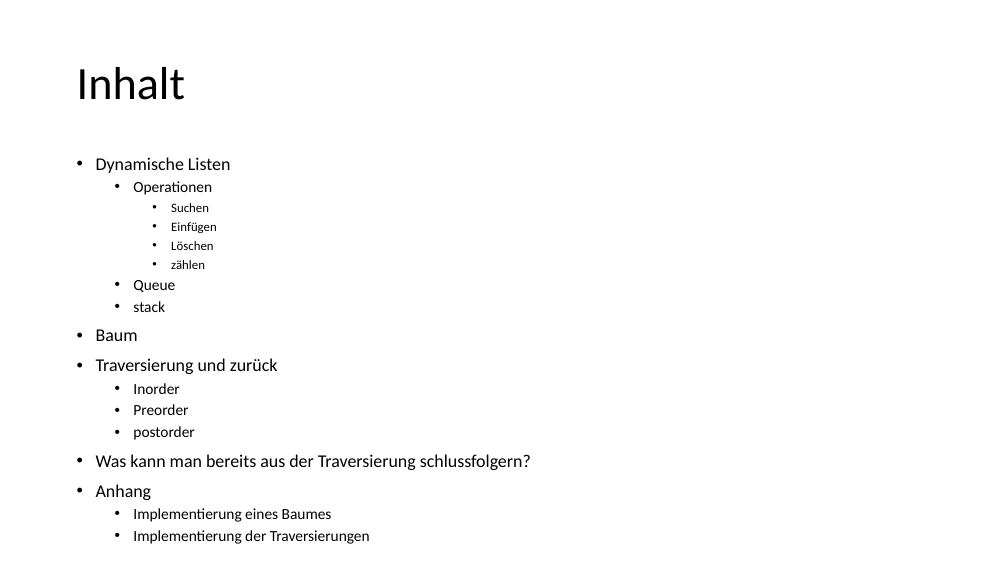
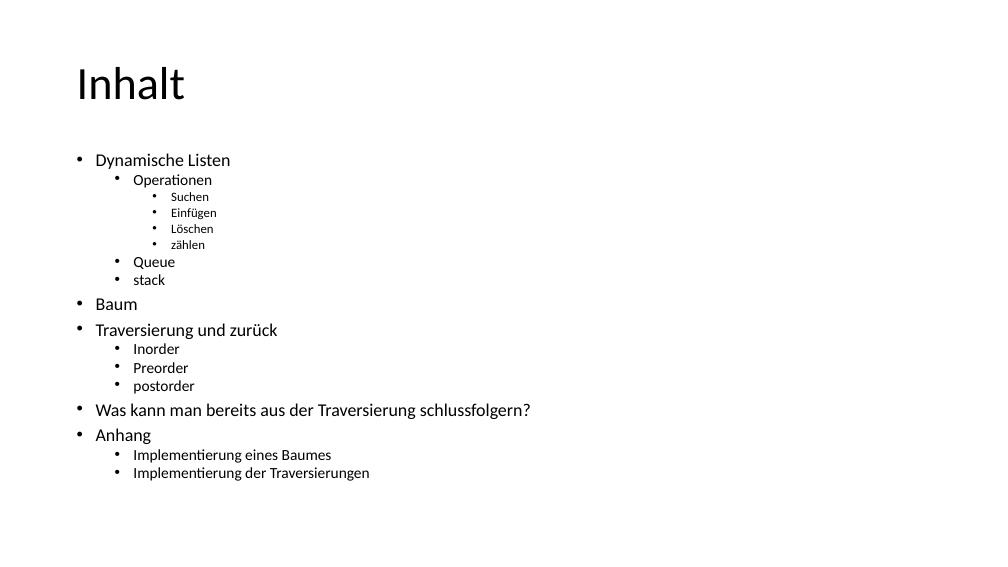
Before and after one commit to jeder49/ABI_Info, a slide deck: slide 2 of Q1/Höhere Datenstrukturen/2022 04 17 Höhere Datenstrukturen.pptx. Drawn at 1008x567 pixels with LibreOffice and Linux fonts; fonts in the diff are those of the drawing. Boxes give left, top, right and bottom in pixels: in the first picture for what was removed or moved away, otherwise in the second. Text is boxed around its words. In the diff, an @@ line names an element or a change of style, - is before the commit and + after.

```diff
--- a/Q1/Höhere Datenstrukturen/2022 04 17 Höhere Datenstrukturen.pptx
+++ b/Q1/Höhere Datenstrukturen/2022 04 17 Höhere Datenstrukturen.pptx
@@ text "Dynamische Listen" at (96,153,531,481): line spacing 0.9 to 0.7 @@
```
Also in this commit, not shown: 3 other slides changed, 3 slides added, 1 other file.
